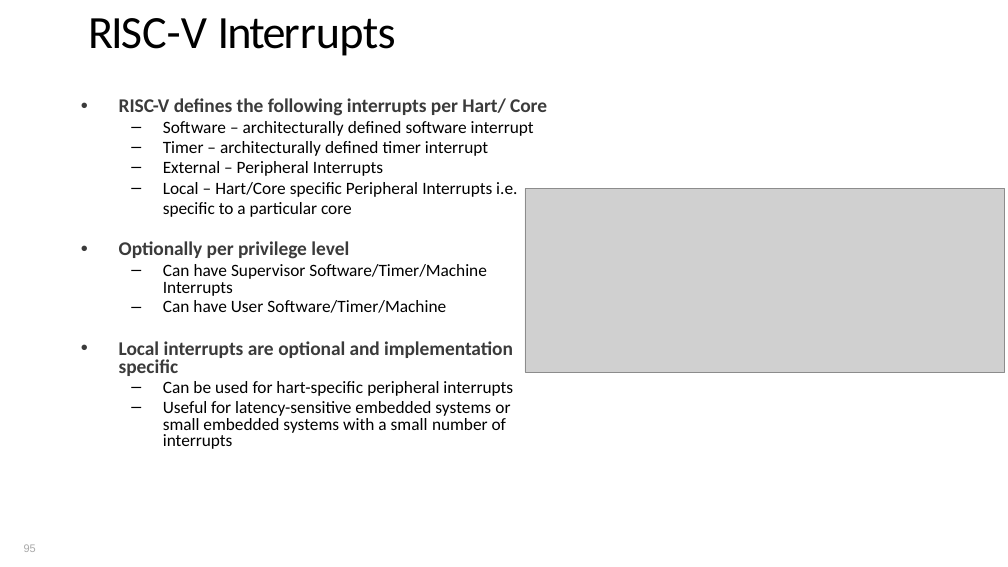
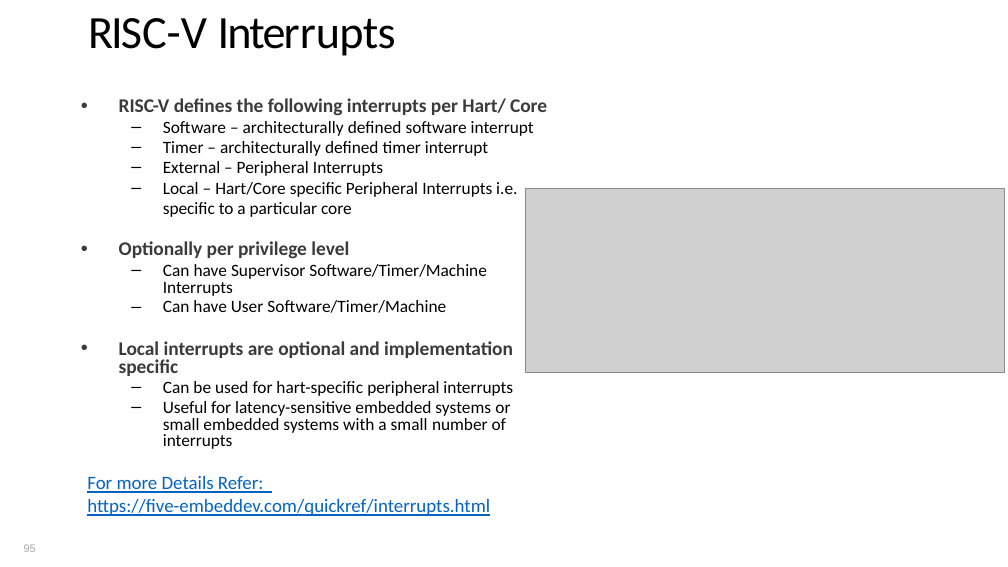
Before and after one commit to PG-DESD/CDAC_Sharing_Data, a slide deck: slide 95 of Microprocessor/TheoryLectures/RISC-V_Theory.pptx. Drawn at 1008x567 pixels with LibreOffice and Linux fonts; fonts in the diff are those of the drawing; grey boxes stand for pictures. Boxes give left, top, right and bottom in pixels: in the first picture for what was removed or moved away, otherwise in the second. Text is boxed around its words. In the diff, an @@ line names an element or a change of style, - is before the commit and + after.

```diff
--- a/Microprocessor/TheoryLectures/RISC-V_Theory.pptx
+++ b/Microprocessor/TheoryLectures/RISC-V_Theory.pptx
@@ text added at box(87, 476, 490, 516), 18 pt, text #0563C1, underline @@
+For more Details Refer: https://five-embeddev.com/quickref/interrupts.html
```
Also in this commit, not shown: 4 other slides changed, 47 other files.
